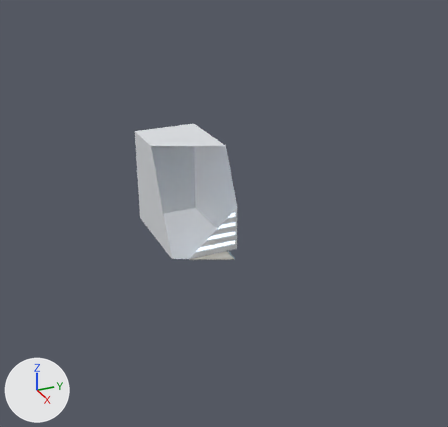
What one commit did to the glTF model spine/spine.glb.
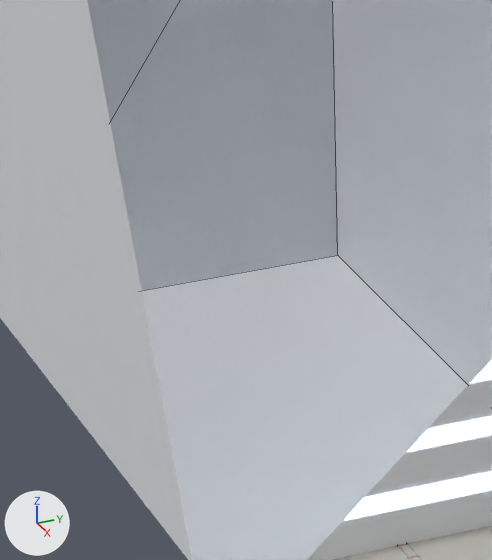
Each version appears first from a camera (50 mm lens) standing at (549.0, -185.0, 262.0) and looking at (48.0, 41.0, 12.0), and next in a close-up on the part from 31% to 49% of the width and 39% to 60% of the height. Lighting does not change. The marker at lower left points along +X, +Y and +Z. The first two pictures are the older version. The close-ups show mesh edges as thin lines. Everything nearer to the camera than a plane just in front of the edit is cut away. Where no turn or scale is listed for an object, it has been applied to the vertices.

The first close-up shows 'Spine_Deck', 'Tower_Aft', 'Win_Aft_15', 'Win_Aft_6' and 1 more.
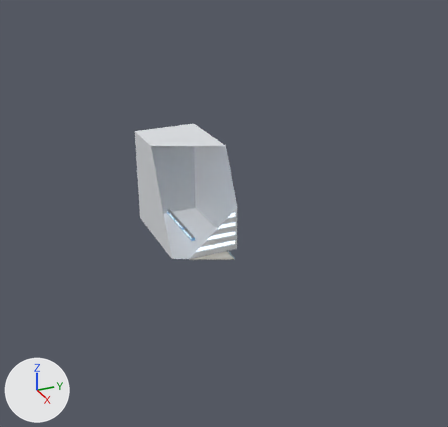
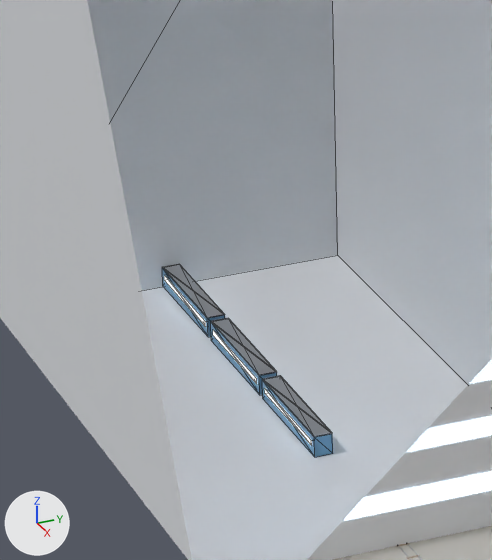
Patch to the scene script:
```diff
--- a/spine/spine.glb.py
+++ b/spine/spine.glb.py
@@ mat_trainbody_2 @@
+mat_trainbody_2 = principled_material('TrainBody_2')
+mat_trainbody_2.base_color = (0.15, 0.35, 0.55)  # blue #6ca0c4
+mat_trainbody_2.roughness = 0.4
@@ mat_trainbody_1 @@
+mat_trainbody_1 = principled_material('TrainBody_1')
+mat_trainbody_1.base_color = (0.15, 0.35, 0.55)  # blue #6ca0c4
+mat_trainbody_1.roughness = 0.4
@@ mat_trainbody_0 @@
+mat_trainbody_0 = principled_material('TrainBody_0')
+mat_trainbody_0.base_color = (0.15, 0.35, 0.55)  # blue #6ca0c4
+mat_trainbody_0.roughness = 0.4
@@ me_cube_639 @@
+me_cube_639.from_pydata(...)  # a box spanning x -10.0..10.0, y -1.6..1.6, z -0.5..0.5
+me_cube_639.materials.append(mat_towerwindow)  # pale blue #daedff, glowing pale blue #daedff
@@ me_cube_640 @@
+me_cube_640.from_pydata(...)  # a box spanning x -11.0..11.0, y -1.5..1.5, z -0.1..0.1
+me_cube_640.materials.append(mat_steel)  # grey #b3b5b8
@@ me_cube_638 @@
+me_cube_638.from_pydata(...)  # a box spanning x -11.0..11.0, y -1.5..1.5, z -1.7..1.7
+me_cube_638.materials.append(mat_trainbody_2)  # blue #6ca0c4
@@ me_cube_635 @@
+me_cube_635.from_pydata(...)  # a box spanning x -11.0..11.0, y -1.5..1.5, z -1.7..1.7
+me_cube_635.materials.append(mat_trainbody_1)  # blue #6ca0c4
@@ me_cube_632 @@
+me_cube_632.from_pydata(...)  # a box spanning x -11.0..11.0, y -1.5..1.5, z -1.7..1.7
+me_cube_632.materials.append(mat_trainbody_0)  # blue #6ca0c4
@@ ob_trainwindows_2 @@
+ob_trainwindows_2 = bpy.data.objects.new('TrainWindows_2', me_cube_639)
+ob_trainwindows_2.location = (58.0, 0.0, 2.1)
@@ ob_trainwindows_1 @@
+ob_trainwindows_1 = bpy.data.objects.new('TrainWindows_1', me_cube_639.copy())
+ob_trainwindows_1.location = (34.5, 0.0, 2.1)
@@ ob_trainwindows_0 @@
+ob_trainwindows_0 = bpy.data.objects.new('TrainWindows_0', me_cube_639.copy())
+ob_trainwindows_0.location = (11.0, 0.0, 2.1)
@@ ob_trainroof_2 @@
+ob_trainroof_2 = bpy.data.objects.new('TrainRoof_2', me_cube_640)
+ob_trainroof_2.location = (58.0, 0.0, 3.6)
@@ ob_trainroof_1 @@
+ob_trainroof_1 = bpy.data.objects.new('TrainRoof_1', me_cube_640.copy())
+ob_trainroof_1.location = (34.5, 0.0, 3.6)
@@ ob_trainroof_0 @@
+ob_trainroof_0 = bpy.data.objects.new('TrainRoof_0', me_cube_640.copy())
+ob_trainroof_0.location = (11.0, 0.0, 3.6)
@@ ob_traincar_2 @@
+ob_traincar_2 = bpy.data.objects.new('TrainCar_2', me_cube_638)
+ob_traincar_2.location = (58.0, 0.0, 1.9)
@@ ob_traincar_1 @@
+ob_traincar_1 = bpy.data.objects.new('TrainCar_1', me_cube_635)
+ob_traincar_1.location = (34.5, 0.0, 1.9)
@@ ob_traincar_0 @@
+ob_traincar_0 = bpy.data.objects.new('TrainCar_0', me_cube_632)
+ob_traincar_0.location = (11.0, 0.0, 1.9)
```

Changed parts and their boxes [x1, y1, x2, y2] in the close-ups (492 x 560 px):
'TrainRoof_2', added
    after: [262, 375, 332, 437]
'TrainRoof_1', added
    after: [211, 318, 277, 376]
'TrainCar_2', added (blue)
    after: [262, 380, 333, 457]
'TrainRoof_0', added
    after: [162, 264, 225, 318]
'TrainCar_1', added (blue)
    after: [211, 323, 277, 395]
'TrainCar_0', added (blue)
    after: [162, 268, 225, 337]
'TrainWindows_2', added
    after: [265, 388, 312, 446]
'TrainWindows_1', added
    after: [213, 330, 257, 384]
'TrainWindows_0', added
    after: [164, 275, 206, 327]
